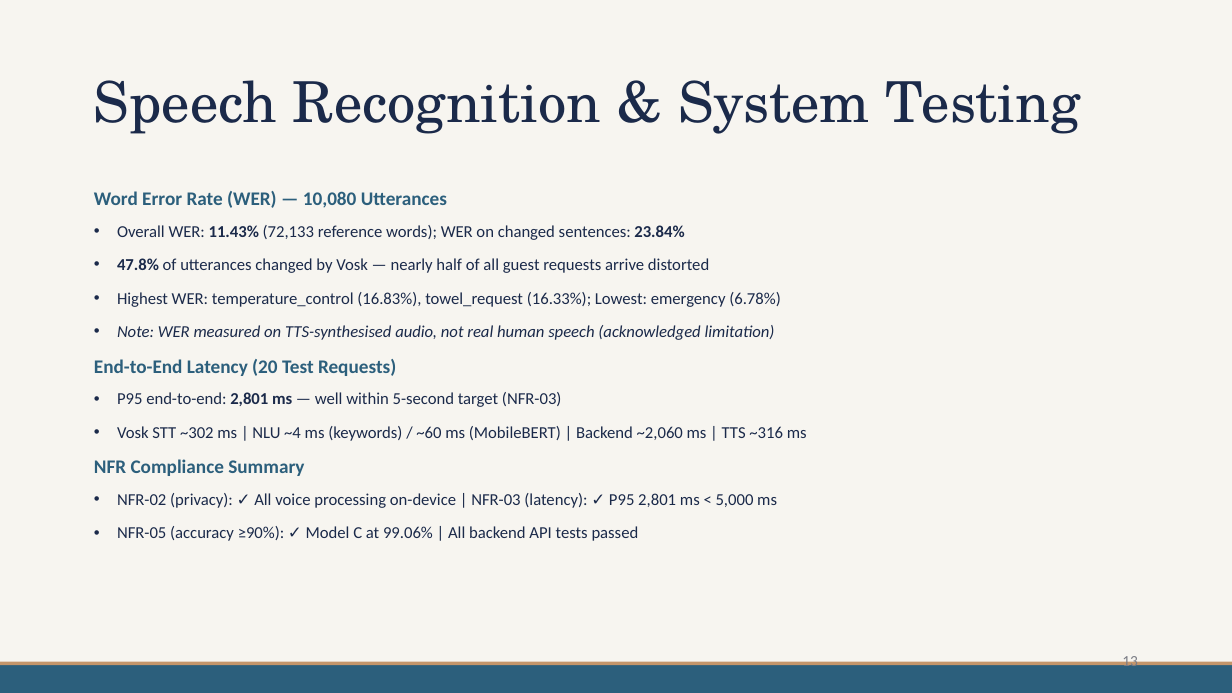
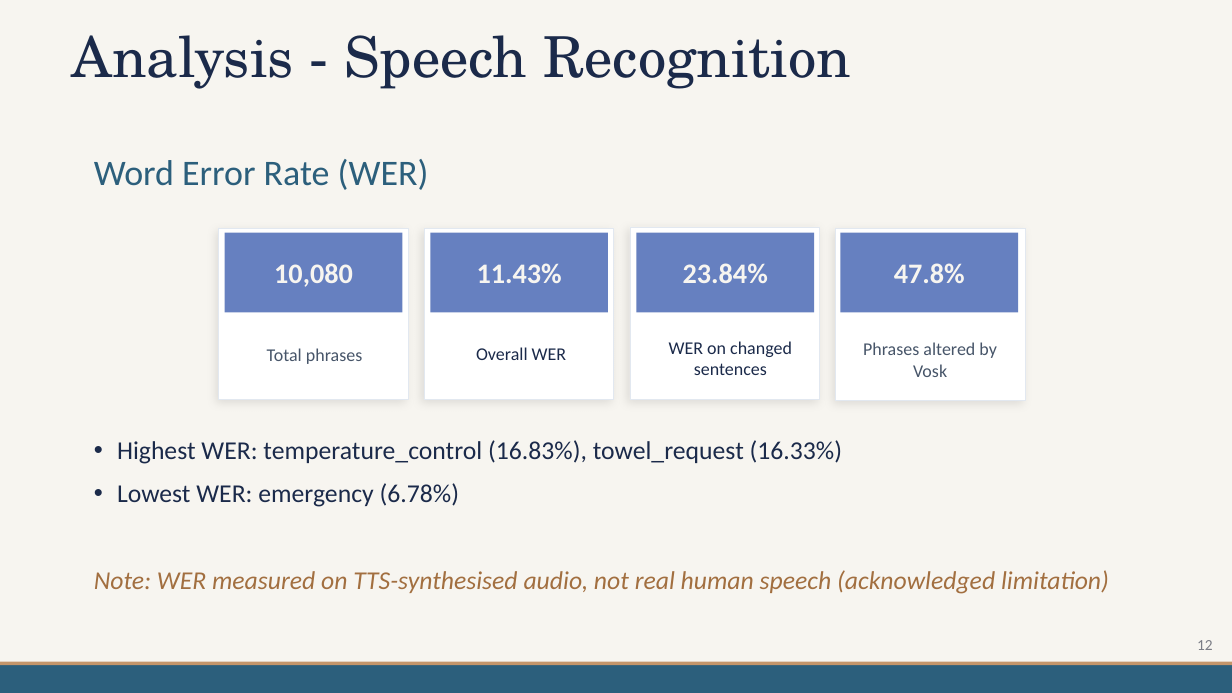
Before and after one commit to mdpw/msc-research, a slide deck: slide 12 of documents/Viva Presentation.pptx (slide 13 before the commit). Drawn at 1232x693 pixels with LibreOffice and Linux fonts; fonts in the diff are those of the drawing; background and template pictures are left out. Boxes give left, top, right and bottom in pixels: in the first picture for what was removed or moved away, otherwise in the second. Text is boxed around its words. In the diff, an @@ line names an element or a change of style, - is before the commit and + after.

```diff
--- a/documents/Viva Presentation.pptx
+++ b/documents/Viva Presentation.pptx
@@ title at (71,35,851,89): text changed @@
-Speech Recognition & System Testing
+Analysis - Speech Recognition
@@ text "Word Error Rate (WER)": place and size @@
-text "Word Error Rate (WER)" at (94,191,807,541)
+text "Word Error Rate (WER)" at (94,159,1109,594)
@@ text at (94,159,842,507): text changed; size 13 to 20 pt @@
-Word Error Rate (WER) — 10,080 Utterances
-• Overall WER: 11.43% (72,133 reference words); WER on changed sentences: 23.84%
-• 47.8% of utterances changed by Vosk — nearly half of all guest requests arrive distorted
-• Highest WER: temperature_control (16.83%), towel_request (16.33%); Lowest: emergency (6.78%)
+Word Error Rate (WER)
+• Highest WER: temperature_control (16.83%), towel_request (16.33%)
+• Lowest WER: emergency (6.78%)
@@ rectangle added at (219,228,409,399), fill #FFFFFF, outline #E2E8F0 0.5 pt @@
@@ rectangle added at (225,233,402,312), fill #6680C0, 22 pt, text #F7F5F0, bold @@
+10,080
@@ rectangle added at (424,228,614,399), fill #FFFFFF, outline #E2E8F0 0.5 pt @@
@@ rectangle added at (431,233,608,312), fill #6680C0, 22 pt, text #F7F5F0, bold @@
+11.43%
@@ rectangle added at (630,227,820,400), fill #FFFFFF, outline #E2E8F0 0.5 pt @@
@@ rectangle added at (637,233,814,312), fill #6680C0, 22 pt, text #F7F5F0, bold @@
+23.84%
@@ rectangle added at (836,228,1025,401), fill #FFFFFF, outline #E2E8F0 0.5 pt @@
@@ rectangle added at (841,233,1019,312), fill #6680C0, 22 pt, text #F7F5F0, bold @@
+47.8%
@@ text at (94,359,807,541): paragraphs removed @@
-End-to-End Latency (20 Test Requests)
-• P95 end-to-end: 2,801 ms — well within 5-second target (NFR-03)
-• Vosk STT ~302 ms | NLU ~4 ms (keywords) / ~60 ms (MobileBERT) | Backend ~2,060 ms | TTS ~316 ms
-NFR Compliance Summary
-• NFR-02 (privacy): ✓ All voice processing on-device | NFR-03 (latency): ✓ P95 2,801 ms < 5,000 ms
-• NFR-05 (accuracy ≥90%): ✓ Model C at 99.06% | All backend API tests passed
@@ text added at (267,348,362,364), 14 pt, text #475569 @@
+Total phrases
@@ text added at (476,347,567,360), 14 pt, text #1B2A4A @@
+Overall WER
@@ text added at (669,341,792,375), 14 pt, text #1B2A4A @@
+WER on changed sentences
@@ text added at (863,342,997,377), 14 pt, text #475569 @@
+Phrases altered by Vosk
@@ text at (94,570,1109,594): size 13 to 20 pt, text colour #1B2A4A to #A26F40 in "Note: WER measured on TTS-synthesised audio, not ..."; bullet • to none @@
@@ page number removed at (1122,653,1138,671) @@
-13
@@ page number added at (1197,640,1213,650), 12 pt, text #7A7D86 @@
+12
```
Also in this commit, not shown: 18 other slides changed, 3 slides added, 3 slides removed.
